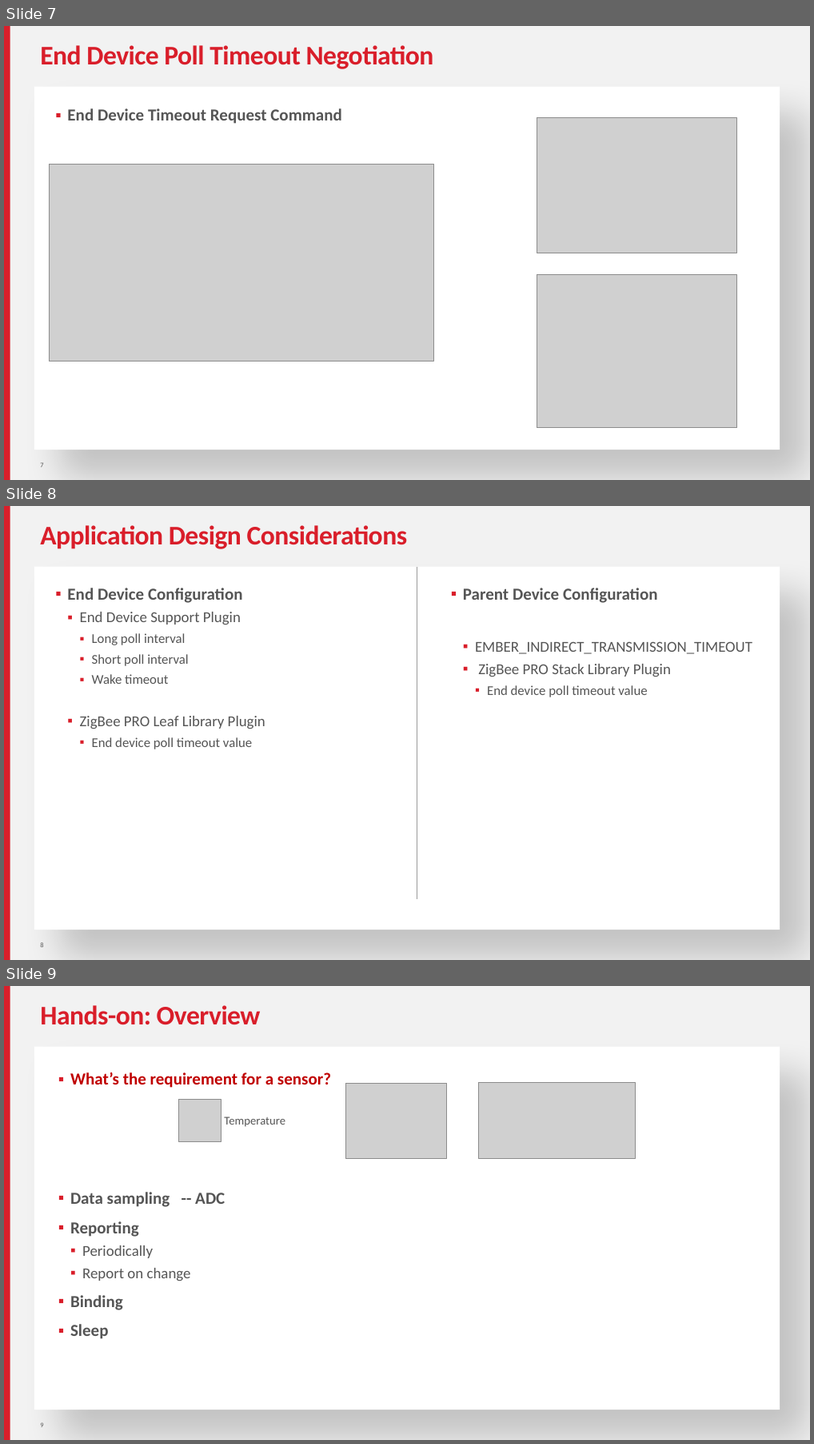
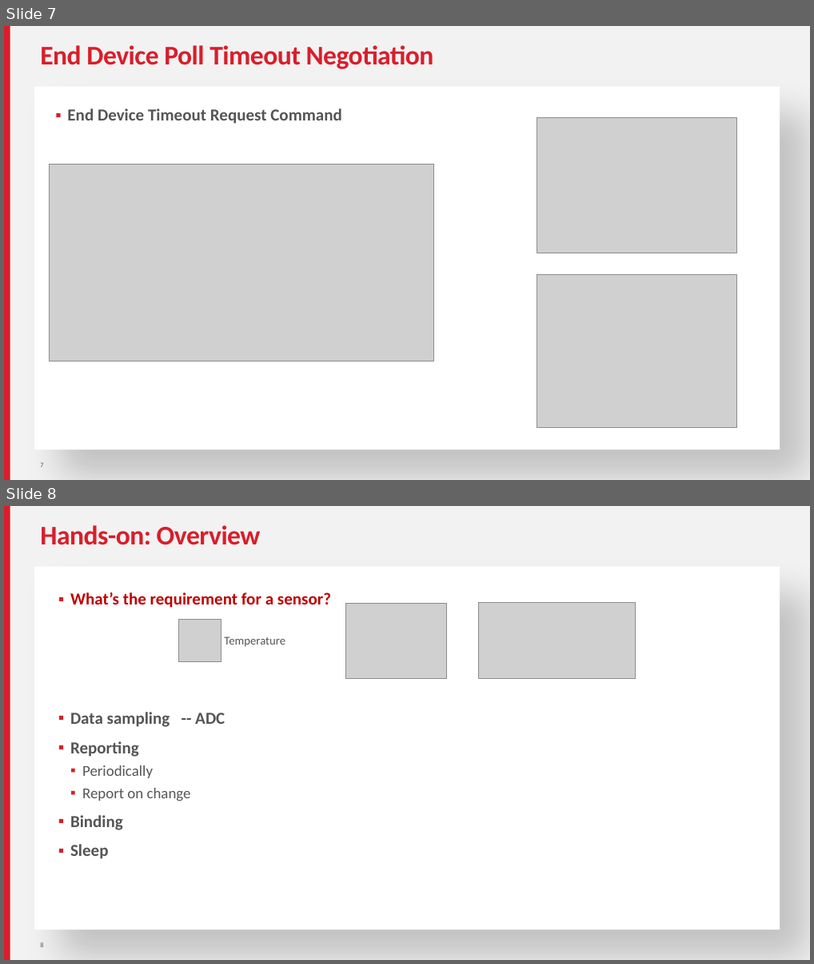
Before and after one commit to MarkDing/IoT-Developer-Boot-Camp-Wiki, a slide deck: zigbee/Zigbee Sleepy End device.pptx. Shown one above the other, each under a label of ours: slides 7, 8 and 9 before the commit, slides 7 and 8 after it. The pictures are 814x1444 and 814x964 pixels, drawn with LibreOffice and Linux fonts; fonts in the diff are those of the drawing; grey boxes stand for pictures. Boxes give left, top, right and bottom in pixels: in the first picture for what was removed or moved away, otherwise in the second. Text is boxed around its words. In the diff, an @@ line names an element or a change of style, - is before the commit and + after.

```diff
--- a/zigbee/Zigbee Sleepy End device.pptx
+++ b/zigbee/Zigbee Sleepy End device.pptx
@@ slide 8 removed at (4, 506, 810, 960), background #F2F2F2; not listed: 2 template elements that a slide beside it also shows @@
@@ title removed at (40, 525, 408, 549) @@
-Application Design Considerations
@@ line removed from (417, 567) to (417, 900) @@
@@ text removed at (67, 588, 266, 749) @@
-▪ End Device Configuration
-  ▪ End Device Support Plugin
-    ▪ Long poll interval
-    ▪ Short poll interval
-    ▪ Wake timeout
-  ▪ ZigBee PRO Leaf Library Plugin
-    ▪ End device poll timeout value
@@ text removed at (463, 588, 753, 697) @@
-▪ Parent Device Configuration
-  ▪ EMBER_INDIRECT_TRANSMISSION_TIMEOUT
-  ▪ ZigBee PRO Stack Library Plugin
-    ▪ End device poll timeout value
@@ page number removed at (40, 942, 43, 947) @@
-8
@@ what was slide 9 is now slide 8 @@
```
Also in this commit, not shown: 1 slide changed, 6 other files.
